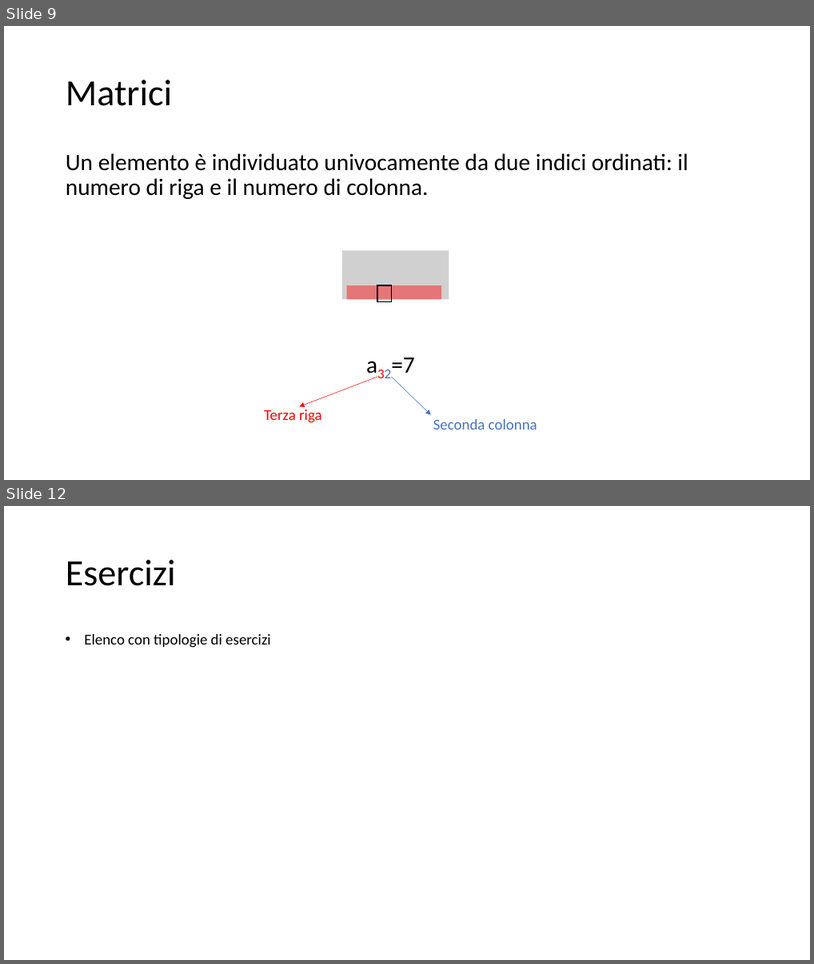
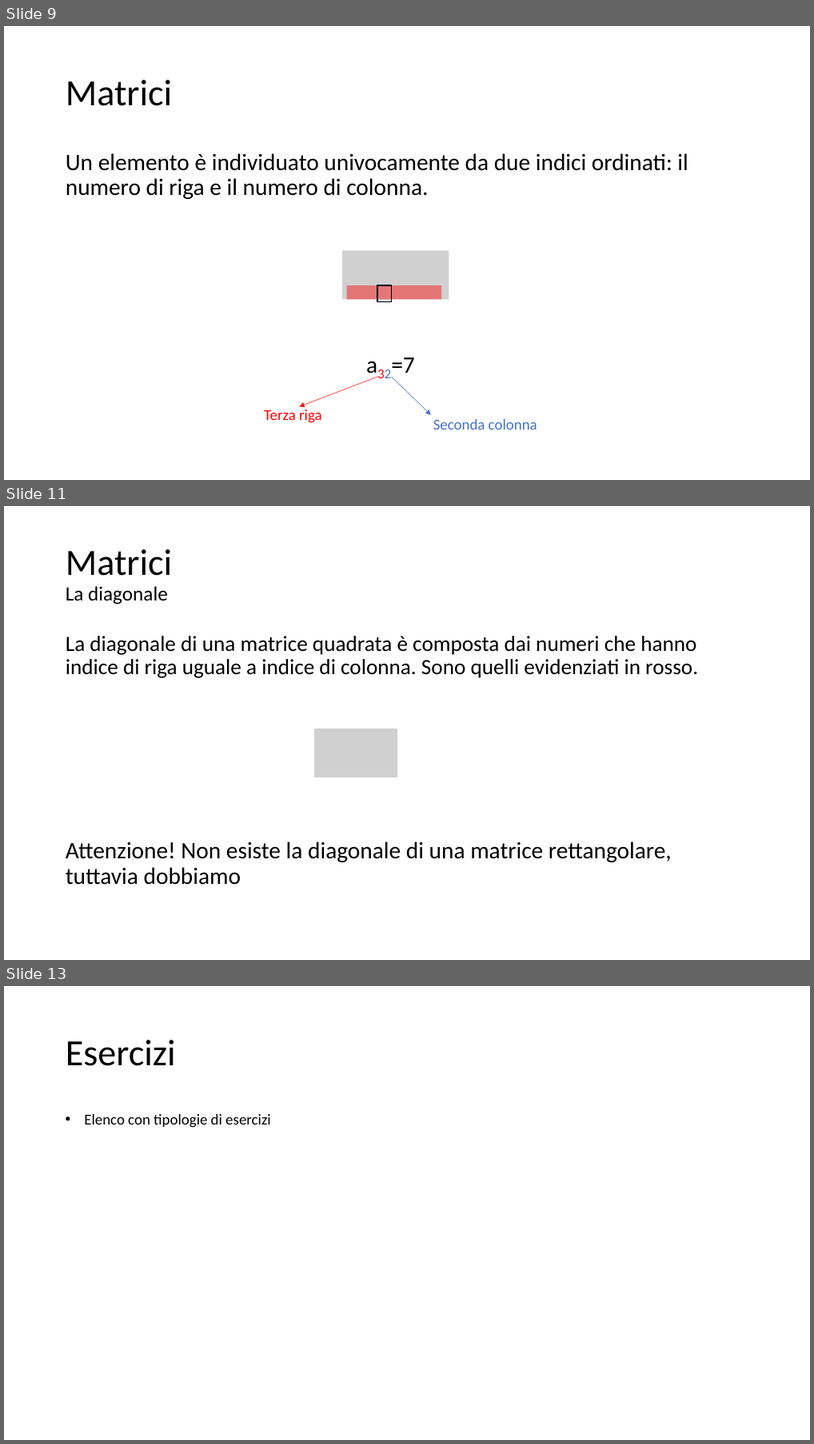
Before and after one commit to matteodelv/GaussLinearSystems, a slide deck: Presentazione.pptx. Shown one above the other, each under a label of ours: slides 9 and 12 before the commit, slides 9, 11 and 13 after it; the slides between them are not shown. The pictures are 814x964 and 814x1444 pixels, drawn with LibreOffice and Linux fonts; fonts in the diff are those of the drawing; grey boxes stand for pictures. Boxes give left, top, right and bottom in pixels: in the first picture for what was removed or moved away, otherwise in the second. Text is boxed around its words. In the diff, an @@ line names an element or a change of style, - is before the commit and + after.

Commit message:
Aggiornamento slide sulla sezione matrici

```diff
--- a/Presentazione.pptx
+++ b/Presentazione.pptx
@@ slide 11 added at <box>4,506,810,960</box>, background #FFFFFF @@
@@ title added at <box>66,549,172,604</box>, 24 pt, text #000000 @@
+Matrici
+La diagonale
@@ text added at <box>66,636,698,678</box>, 25.9 pt, text #000000 @@
+La diagonale di una matrice quadrata è composta dai numeri che hanno indice di riga uguale a indice di colonna. Sono quelli evidenziati in rosso.
@@ picture added at <box>314,728,398,778</box> @@
@@ text added at <box>66,841,672,884</box>, 28 pt, text #000000 @@
+Attenzione! Non esiste la diagonale di una matrice rettangolare, tuttavia dobbiamo
@@ what was slide 12 is now slide 13 @@
```
Also in this commit, not shown: 3 slides changed, 1 other slide added, 1 slide removed.
